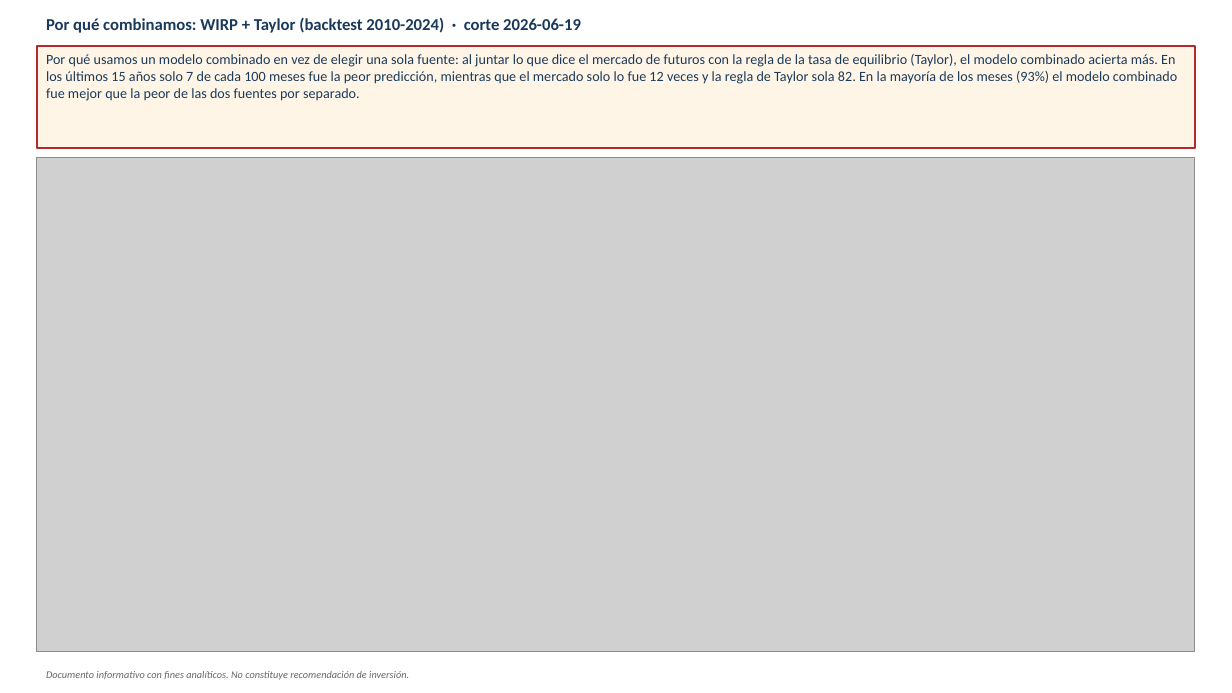
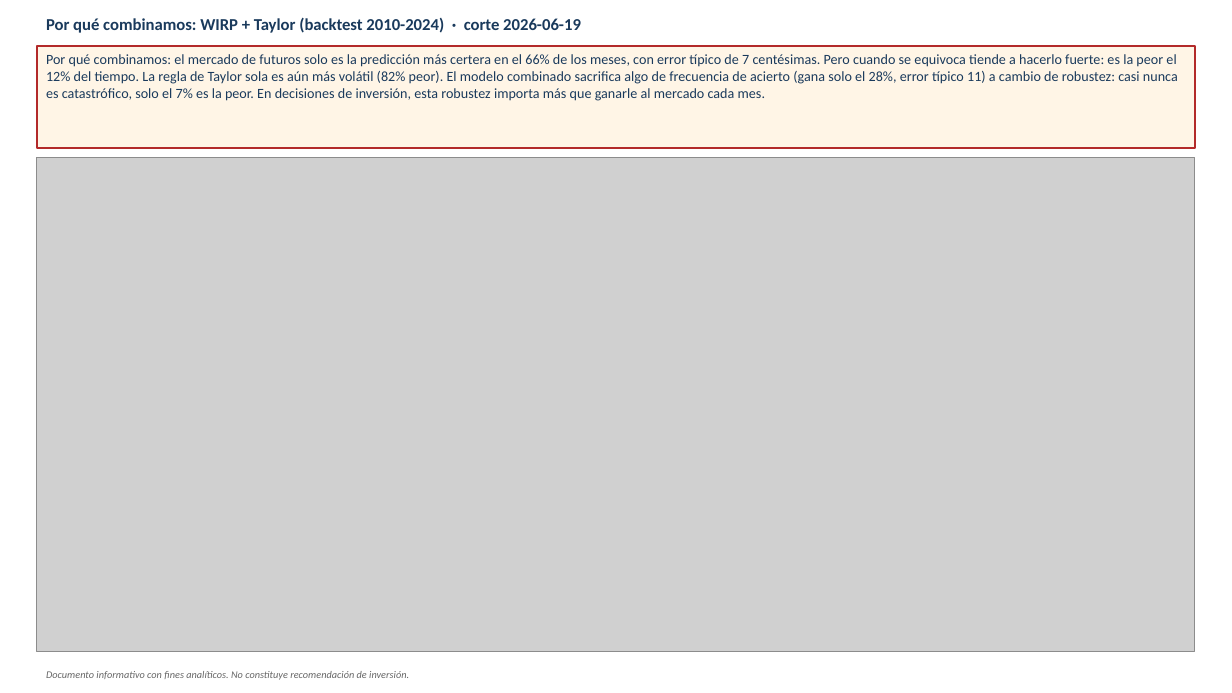
Before and after one commit to andresborrerom/credito_Panama, a slide deck: slide 3 of docs/informativa/outputs/2026-06-19/deck_informativa_2026-06-19.pptx. Drawn at 1232x693 pixels with LibreOffice and Linux fonts; fonts in the diff are those of the drawing; grey boxes stand for pictures. Boxes give left, top, right and bottom in pixels: in the first picture for what was removed or moved away, otherwise in the second. Text is boxed around its words. In the diff, an @@ line names an element or a change of style, - is before the commit and + after.

```diff
--- a/docs/informativa/outputs/2026-06-19/deck_informativa_2026-06-19.pptx
+++ b/docs/informativa/outputs/2026-06-19/deck_informativa_2026-06-19.pptx
@@ text in rectangle at [46, 54, 1178, 101]: text changed @@
-Por qué usamos un modelo combinado en vez de elegir una sola fuente: al juntar lo que dice el mercado de futuros con la regla de la tasa de equilibrio (Taylor), el modelo combinado acierta más. En los últimos 15 años solo 7 de cada 100 meses fue la peor predicción, mientras que el mercado solo lo fue 12 veces y la regla de Taylor sola 82. En la mayoría de los meses (93%) el modelo combinado fue mejor que la peor de las dos fuentes por separado.
+Por qué combinamos: el mercado de futuros solo es la predicción más certera en el 66% de los meses, con error típico de 7 centésimas. Pero cuando se equivoca tiende a hacerlo fuerte: es la peor el 12% del tiempo. La regla de Taylor sola es aún más volátil (82% peor). El modelo combinado sacrifica algo de frecuencia de acierto (gana solo el 28%, error típico 11) a cambio de robustez: casi nunca es catastrófico, solo el 7% es la peor. En decisiones de inversión, esta robustez importa más que ganarle al mercado cada mes.
```
Also in this commit, not shown: 9 other files.
